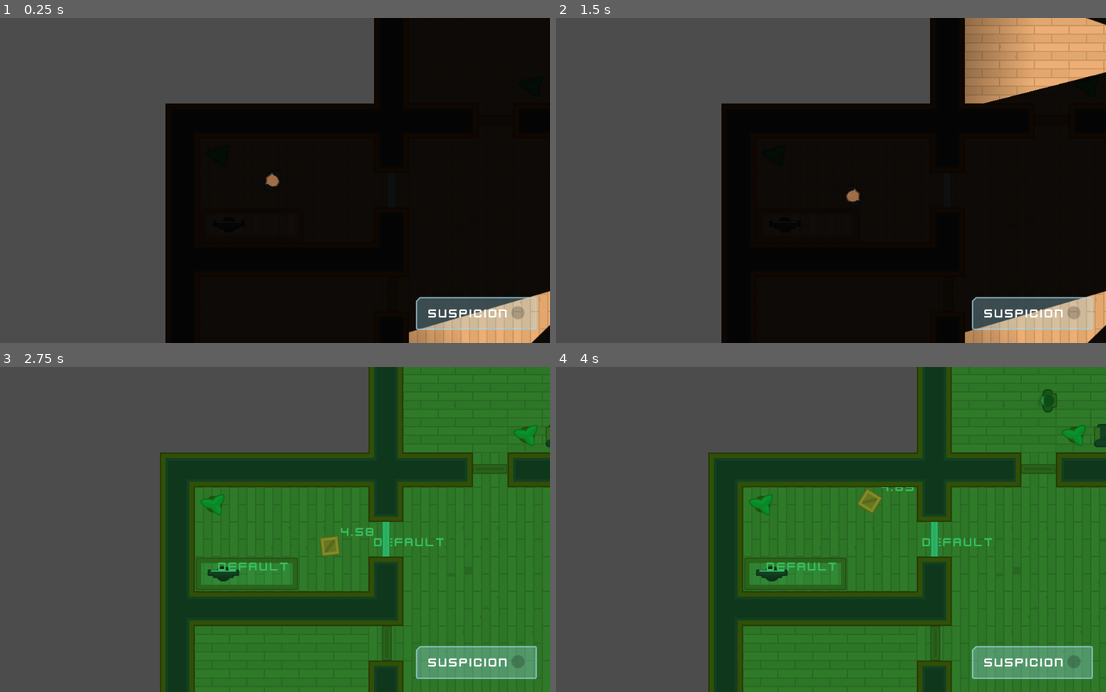
Above: before the commit, frames 1-4 (two rows, left to right).
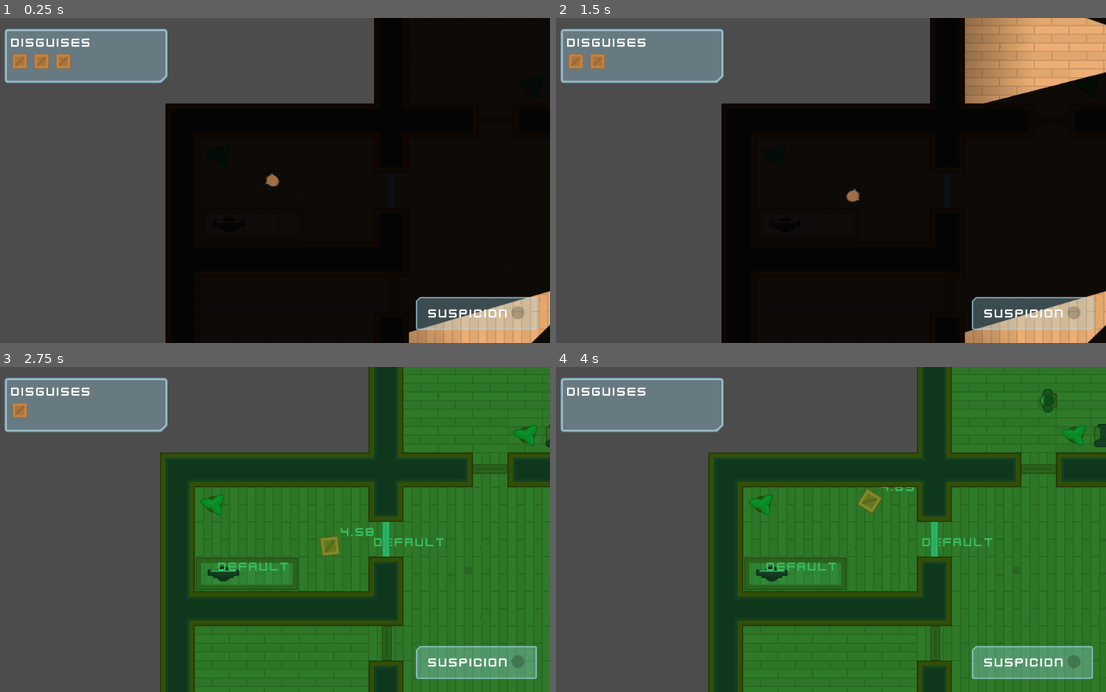
Above: after the commit, the same moments.

Repository: andrearomagnoli/godot-heist-meisters
Game: Godot game, scene res://Levels/Level1.tscn
Two runs of this game, one before a commit and one after it. Both use one fixed random seed, a clock stepped at 60 frames per second and the inputs below.
Inputs (mouse positions are in pixels of both pictures, inside the frame that each line leads up to):
- Up to frame 1 (0.25 s): no input
- Up to frame 2 (1.5 s): tap Enter at 0.5 s; move the mouse to (946, 294) at 0.52 s; hold D (move_right) 0.53-1.28 s; tap E (toggle_disguise) at 0.6, 1.35 s; click (946, 294) at 0.67 s; move the mouse to (1051, 118) at 1.27 s; hold S (move_down) from 1.28 s (still down); click (1051, 118) at 1.42 s
- Up to frame 3 (2.75 s): move the mouse to (390, 539) at 2.02 s; release S (move_down) at 2.03 s; hold D (move_right) from 2.03 s (still down); tap F (toggle_vision_mode) at 2.1 s; click (390, 539) at 2.17 s; tap E (toggle_disguise) at 2.3 s
- Up to frame 4 (4 s): move the mouse to (781, 562) at 2.77 s; release D (move_right) at 2.78 s; hold W (move_up) 2.78-3.53 s; tap E (toggle_disguise) at 2.85, 3.6 s; click (781, 562) at 2.92 s; move the mouse to (996, 578) at 3.52 s; hold A (move_left) from 3.53 s (still down)

The runs differ from the first frame. In frame 1, 5.0% of the frame differs, in the area x 0-31%, y 3-21%; in frame 2, 5.0%; in frame 3, 5.0%; in frame 4, 5.0%.

Commit message:
Add disguises GUI

Diff:
--- /dev/null
+++ b/Interface/DisguiseCounter.gd
@@ -0,0 +1,9 @@
+extends ItemList
+
+onready var box_texture = load("res://GFX/PNG/Tiles/tile_129.png")
+
+
+func update_disguises(number):
+	clear()
+	for disguise in range(number):
+		add_icon_item(box_texture, false)
--- a/Interface/GUI.tscn
+++ b/Interface/GUI.tscn
@@ -1,10 +1,13 @@
-[gd_scene load_steps=6 format=2]
+[gd_scene load_steps=9 format=2]
 
 [ext_resource path="res://GFX/Interface/PNG/glassPanel_cornerTL.png" type="Texture" id=1]
 [ext_resource path="res://GFX/Interface/PNG/dot_shadow.png" type="Texture" id=2]
 [ext_resource path="res://Interface/theme.tres" type="Theme" id=3]
 [ext_resource path="res://GFX/Interface/PNG/dotRed.png" type="Texture" id=4]
 [ext_resource path="res://Interface/SuspicionMeter.gd" type="Script" id=5]
+[ext_resource path="res://GFX/Interface/PNG/glassPanel_cornerBR.png" type="Texture" id=6]
+[ext_resource path="res://GFX/PNG/Tiles/tile_129.png" type="Texture" id=7]
+[ext_resource path="res://Interface/DisguiseCounter.gd" type="Script" id=8]
 
 [node name="GUI" type="CanvasLayer"]
 
@@ -60,9 +63,51 @@
 margin_left = 153.0
 margin_right = 177.0
 margin_bottom = 27.0
-step = 1.0
 value = 11.0
 texture_under = ExtResource( 2 )
 texture_progress = ExtResource( 4 )
 fill_mode = 4
 script = ExtResource( 5 )
+
+[node name="DisguiseContainer" type="NinePatchRect" parent="Control"]
+margin_left = 20.0
+margin_top = 20.0
+margin_right = 320.0
+margin_bottom = 120.0
+texture = ExtResource( 6 )
+patch_margin_left = 12
+patch_margin_top = 12
+patch_margin_right = 12
+patch_margin_bottom = 12
+__meta__ = {
+"_edit_use_anchors_": false
+}
+
+[node name="VBoxContainer" type="VBoxContainer" parent="Control/DisguiseContainer"]
+anchor_right = 1.0
+anchor_bottom = 1.0
+margin_left = 12.0
+margin_top = 12.0
+margin_right = -12.0
+margin_bottom = -12.0
+__meta__ = {
+"_edit_use_anchors_": false
+}
+
+[node name="Label" type="Label" parent="Control/DisguiseContainer/VBoxContainer"]
+margin_right = 276.0
+margin_bottom = 27.0
+theme = ExtResource( 3 )
+text = "Disguises"
+
+[node name="DisguiseCounter" type="ItemList" parent="Control/DisguiseContainer/VBoxContainer" groups=[
+"DisguiseDisplay",
+]]
+margin_top = 31.0
+margin_right = 276.0
+margin_bottom = 65.0
+items = [ "", ExtResource( 7 ), false ]
+auto_height = true
+max_columns = 7
+icon_scale = 0.5
+script = ExtResource( 8 )
--- a/Interface/theme.tres
+++ b/Interface/theme.tres
@@ -1,16 +1,28 @@
-[gd_resource type="Theme" load_steps=6 format=2]
+[gd_resource type="Theme" load_steps=12 format=2]
 
 [ext_resource path="res://GFX/Interface/Fonts/kenvector_future.ttf" type="DynamicFontData" id=1]
 [ext_resource path="res://Interface/button_normal_style.tres" type="StyleBox" id=2]
 [ext_resource path="res://Interface/button_hover_style.tres" type="StyleBox" id=3]
 [ext_resource path="res://Interface/button_pressed_style.tres" type="StyleBox" id=4]
 
-[sub_resource type="DynamicFont" id=1]
+[sub_resource type="StyleBoxEmpty" id=1]
+
+[sub_resource type="StyleBoxEmpty" id=2]
+
+[sub_resource type="StyleBoxEmpty" id=3]
+
+[sub_resource type="StyleBoxEmpty" id=4]
+
+[sub_resource type="StyleBoxEmpty" id=5]
+
+[sub_resource type="StyleBoxEmpty" id=6]
+
+[sub_resource type="DynamicFont" id=7]
 size = 23
 font_data = ExtResource( 1 )
 
 [resource]
-default_font = SubResource( 1 )
+default_font = SubResource( 7 )
 Button/colors/font_color = Color( 0, 0, 0, 1 )
 Button/colors/font_color_disabled = Color( 0.9, 0.9, 0.9, 0.2 )
 Button/colors/font_color_hover = Color( 0, 0, 0, 1 )
@@ -22,6 +34,20 @@
 Button/styles/hover = ExtResource( 3 )
 Button/styles/normal = ExtResource( 2 )
 Button/styles/pressed = ExtResource( 4 )
+ItemList/colors/font_color = Color( 0.63, 0.63, 0.63, 1 )
+ItemList/colors/font_color_selected = Color( 1, 1, 1, 1 )
+ItemList/colors/guide_color = Color( 0, 0, 0, 0.1 )
+ItemList/constants/hseparation = 4
+ItemList/constants/icon_margin = 4
+ItemList/constants/line_separation = 2
+ItemList/constants/vseparation = 2
+ItemList/fonts/font = null
+ItemList/styles/bg = SubResource( 1 )
+ItemList/styles/bg_focus = SubResource( 2 )
+ItemList/styles/cursor = SubResource( 3 )
+ItemList/styles/cursor_unfocused = SubResource( 4 )
+ItemList/styles/selected = SubResource( 5 )
+ItemList/styles/selected_focus = SubResource( 6 )
 Label/colors/font_color = Color( 1, 1, 1, 1 )
 Label/colors/font_color_shadow = Color( 0, 0, 0, 0 )
 Label/colors/font_outline_modulate = Color( 1, 1, 1, 1 )
--- a/Levels/Level1.tscn
+++ b/Levels/Level1.tscn
@@ -57,7 +57,7 @@
 [node name="Player" parent="." index="1"]
 position = Vector2( -380.356, -242.223 )
 
-[node name="Camera2D" parent="Player" index="4"]
+[node name="Camera2D" parent="Player" index="6"]
 visible = false
 
 [node name="Camera" parent="Cameras" index="0" instance=ExtResource( 2 )]
--- a/Player.gd
+++ b/Player.gd
@@ -28,6 +28,7 @@
 
 func _ready():
 	timer.wait_time = disguise_duration
+	get_tree().call_group('DisguiseDisplay', 'update_disguises', number_of_disguises)
 
 
 func _physics_process(delta):
@@ -102,6 +103,8 @@
 
 	disguised = true
 	number_of_disguises -= 1
+	get_tree().call_group('DisguiseDisplay', 'update_disguises', number_of_disguises)
+
 	collision_layer = 16
 	timer.start()
 
